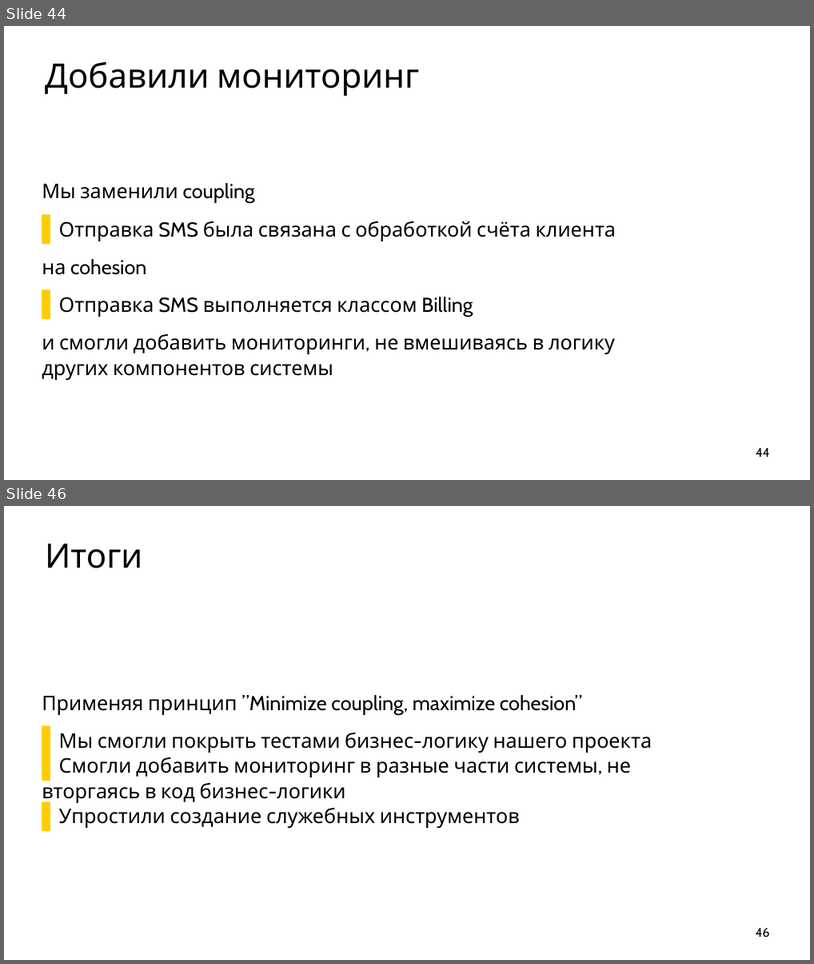
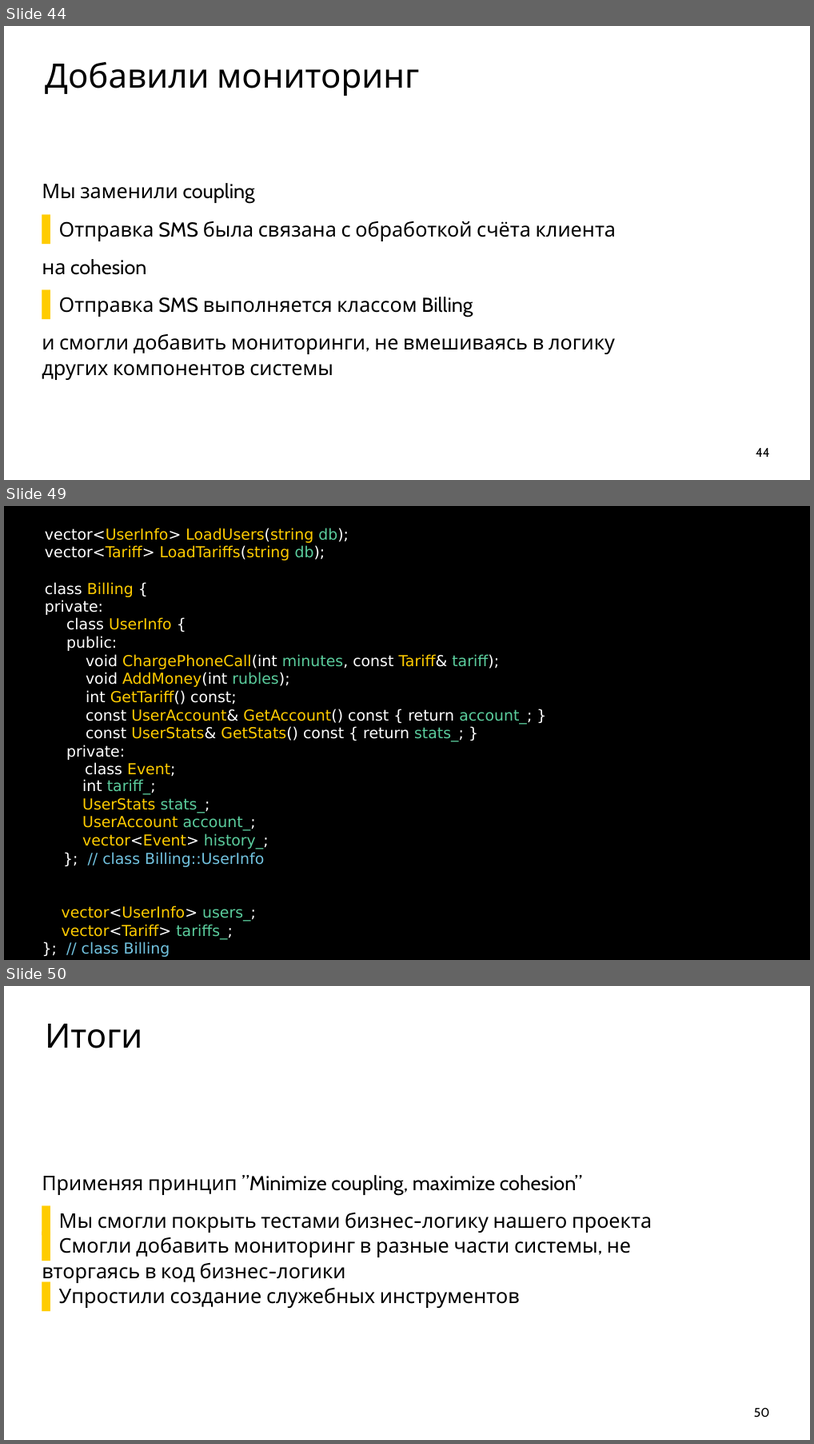
Before and after one commit to ishfb/cpprus17, a slide deck: slides.pptx. Shown one above the other, each under a label of ours: slides 44 and 46 before the commit, slides 44, 49 and 50 after it; the slides between them are not shown. The pictures are 814x964 and 814x1444 pixels, drawn with LibreOffice and Linux fonts; fonts in the diff are those of the drawing. Boxes give left, top, right and bottom in pixels: in the first picture for what was removed or moved away, otherwise in the second. Text is boxed around its words. In the diff, an @@ line names an element or a change of style, - is before the commit and + after.

```diff
--- a/slides.pptx
+++ b/slides.pptx
@@ slide 49 added at [4,506,810,960], background #FFFFFF @@
@@ text added at [4,506,810,960], fill #000000, 36 pt, text #FFCC00 @@
+vector<UserInfo> users_;
+vector<Tariff> tariffs_;
+}; // class Billing
@@ text added at [45,528,349,615], 36 pt, text #FFCC00 @@
+vector<UserInfo> LoadUsers(string db);
+vector<Tariff> LoadTariffs(string db);
+class Billing {
+private:
@@ text added at [66,617,532,760], 36 pt, text #FFFFFF @@
+class UserInfo {
+public:
+void ChargePhoneCall(int minutes, const Tariff& tariff);
+void AddMoney(int rubles);
+int GetTariff() const;
+const UserAccount& GetAccount() const { return account_; }
+const UserStats& GetStats() const { return stats_; }
+private:
@@ text added at [85,762,175,776], 36 pt, text #FFFFFF @@
+class Event;
@@ text added at [82,779,269,867], 36 pt, text #FFCC00 @@
+int tariff_;
+UserStats stats_;
+UserAccount account_;
+vector<Event> history_;
+}; // class Billing::UserInfo
@@ what was slide 46 is now slide 50 @@
@@ page number at [754,1408,770,1417]: text changed @@
-46
+50
```
Also in this commit, not shown: 2 slides changed, 4 other slides added, 1 slide removed, 1 other file.
